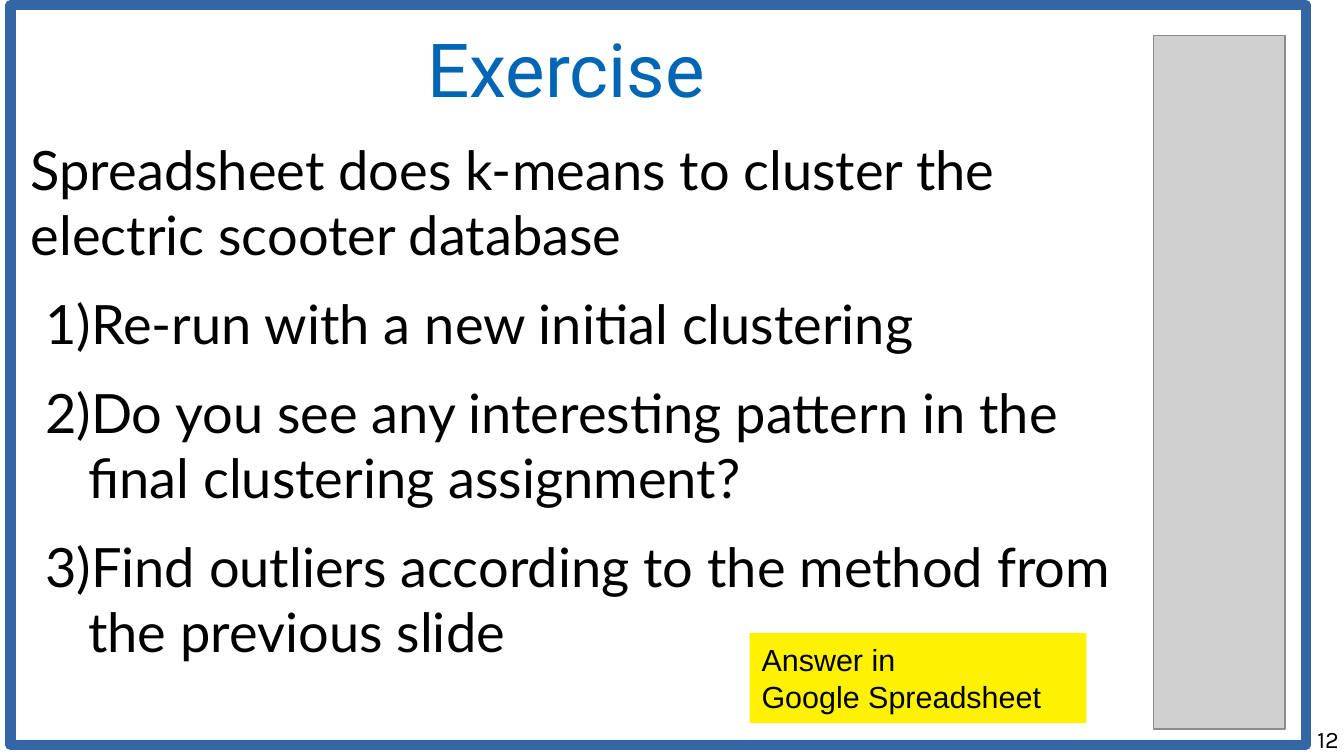
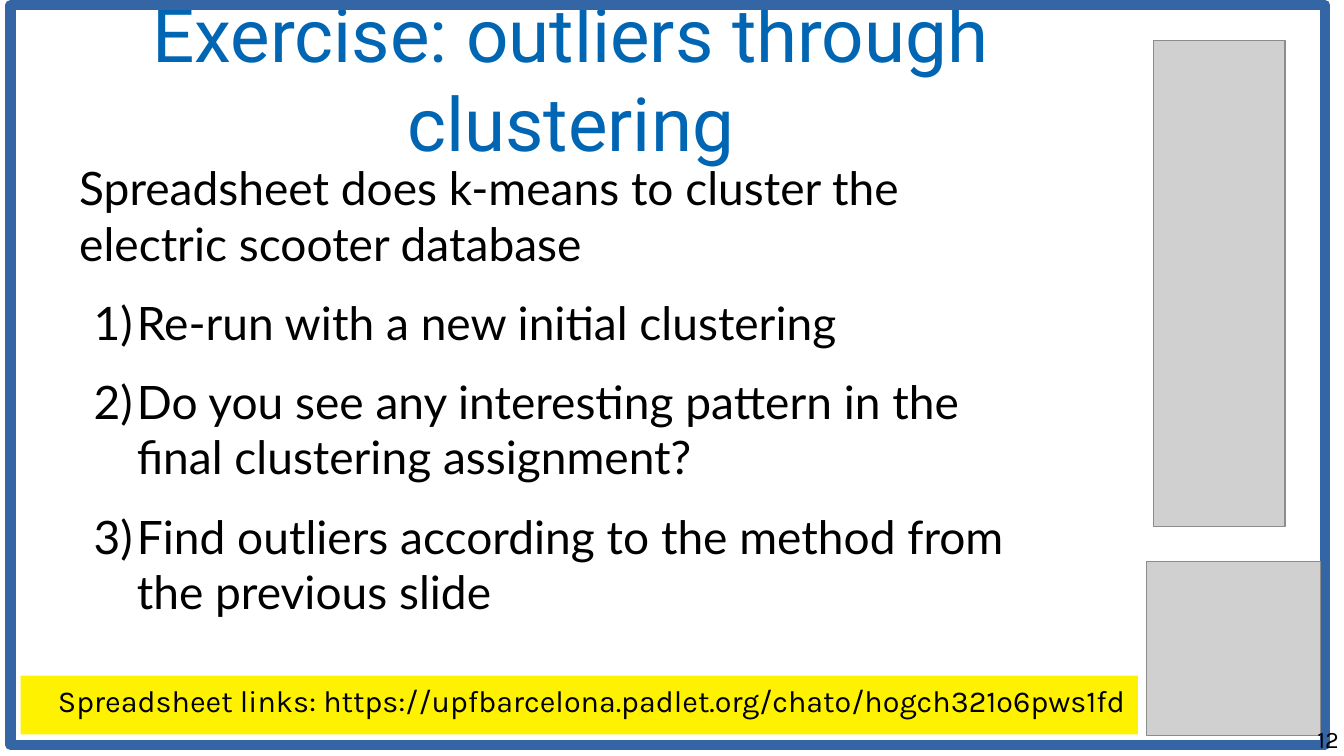
Before and after one commit to marco-calautti/data-mining-course, a slide deck: slide 12 of theory/odp/tt20_outliers_probability_density.odp. Drawn at 1344x756 pixels with LibreOffice and Linux fonts; fonts in the diff are those of the drawing; grey boxes stand for pictures. Boxes give left, top, right and bottom in pixels: in the first picture for what was removed or moved away, otherwise in the second. Text is boxed around its words. In the diff, an @@ line names an element or a change of style, - is before the commit and + after.

Commit message:
Outliers ready

```diff
--- a/theory/odp/tt20_outliers_probability_density.odp
+++ b/theory/odp/tt20_outliers_probability_density.odp
@@ rectangle: place and size @@
-rectangle at box(11, 5, 1307, 745)
+rectangle at box(11, 5, 1326, 745)
@@ title at box(152, 0, 988, 167): text changed @@
-Exercise
+Exercise: outliers through clustering
@@ picture: place and size @@
-picture at box(1154, 35, 1285, 729)
+picture at box(1154, 40, 1285, 527)
@@ text "Spreadsheet does k-means to cluster ...": place and size @@
-text "Spreadsheet does k-means to cluster ..." at box(31, 150, 1110, 662)
+text "Spreadsheet does k-means to cluster ..." at box(79, 165, 1003, 617)
@@ text "Spreadsheet does k-means to cluster ..." at box(79, 165, 1003, 617): size 32 to 27.2 pt @@
@@ picture added at box(1146, 562, 1321, 737) @@
@@ rectangle removed at box(750, 633, 1087, 723) @@
-Answer in
-Google Spreadsheet
@@ rectangle added at box(21, 676, 1138, 734), fill #FFF200, 18 pt, text #000000 @@
+Spreadsheet links: https://upfbarcelona.padlet.org/chato/hogch321o6pws1fd
```
Also in this commit, not shown: 3 other slides changed, 7 other files.
